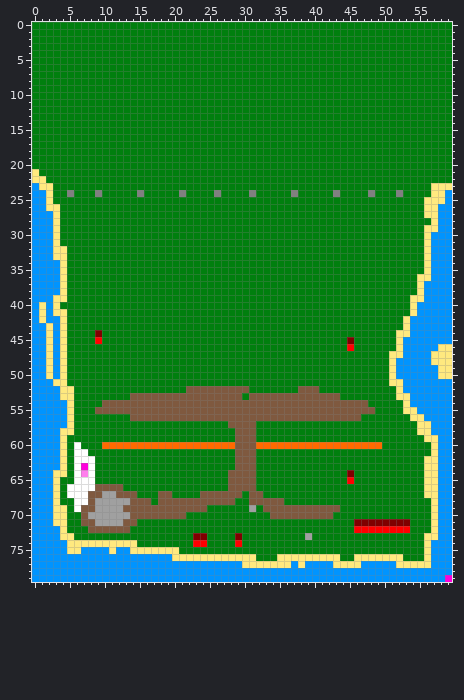
One commit to this sprite sheet: game_graphics/res/map/map.png. Above is the file before it was changed.
The file is 60x80 pixels.
And afterwards:
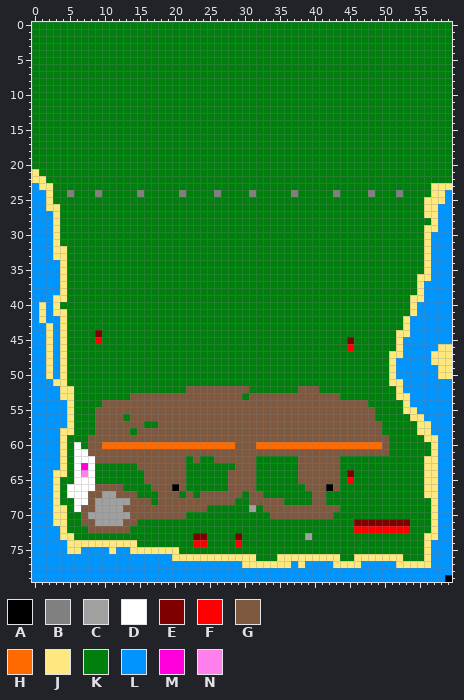
Palette (. is transparent): A #000000  B #808080  C #a0a0a0  D #ffffff  E #7f0000  F #ff0000  G #7f593f  H #ff6a00  J #ffe97f  K #007f0e  L #0094ff  M #ff00dc  N #ff7fed
Difference:
Colour A replaces colour K in row 66 at x 20 and 42.
Colour A replaces colour M in row 79 at x 59.
Colour G replaces colour K in row 56 at x 9 to 12 and 47 to 48; in row 57 at x 9 to 15, 18 to 27 and 32 to 49; in row 58 at x 9 to 13, 15 to 28 and 32 to 49; in row 59 at x 8 to 28 and 32 to 50; in row 60 at x 8 to 9 and 50; in row 61 at x 8 to 28 and 32 to 50.
Colour G replaces colour K in row 62 at x 9 to 21, 23, 26 to 28 and 38 to 43; in row 63 at x 15 to 21 and 38 to 43; in rows 64 to 65 at x 16 to 21 and 38 to 43; in row 66 at x 17 to 19, 21, 39 to 41 and 43; in row 67 at x 20, 22 and 40 to 41; in row 68 at x 40 to 41.
